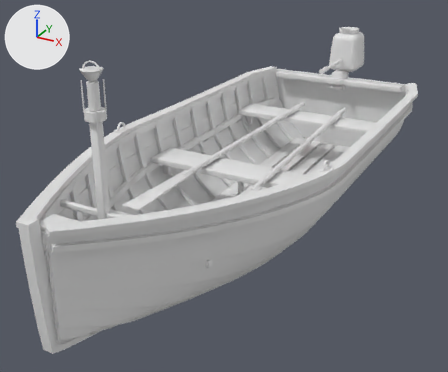
The FBX model unity-project/Assets/Resources/Ocean/Props/Boat.fbx, before and after one commit.
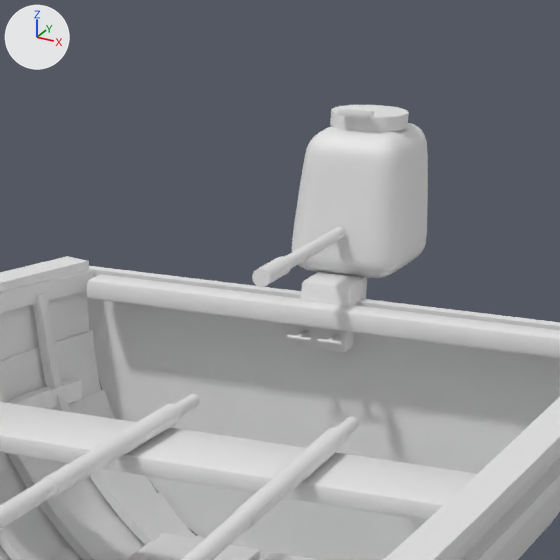
Old and new are each drawn whole from a 50 mm lens placed at (1.877, -3.714, 1.767), pointed at (-0.124, -0.075, -0.052) and again close up on the part from 57% to 89% of the width and 0% to 39% of the height. Arrows for +X, +Y and +Z are at upper left; the lights stay in place. The last two pictures show the newer version. Where no turn or scale is listed for an object, it has been applied to the vertices. Vertices at exactly the same position are counted once.

Objects in the first close-up: 'BoatHull'.
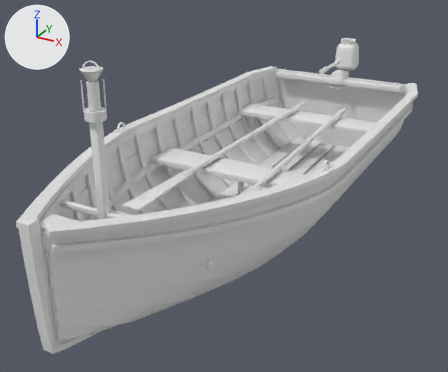
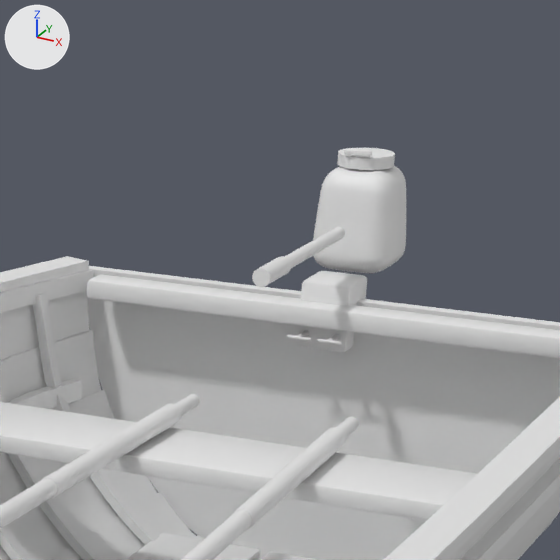
What the commit changed:
me_boathull is used by ob_boathull; location (0.0, 0.0, 0.0).
me_boathull had 19739 vertices, 19407 faces and spanned x -0.82..0.82, y -2.07..2.36, z -0.64..1.16.
me_boathull now has 20795 vertices, 20463 faces and spans x -0.82..0.82, y -2.07..2.32, z -0.64..1.16.
me_boathull part 1: a new loose piece, a 24-sided cylinder along z spanning x -0.07..0.07, y 2.13..2.27, z 0.62..0.65, in mat_boatwood (white #e7e7e7).
me_boathull part 2: the loose piece of 56 vertices spanning x -0.05..0.05, y 2.08..2.1, z 0.75..0.77 is moved by (0.0, 0.04, -0.11).
me_boathull part 3: the loose piece of 48 vertices spanning x -0.09..0.09, y 2.11..2.3, z 0.72..0.75 is deleted.
me_boathull part 4: 117 vertices moved from x -0.14..0.14, y 2.04..2.36, z 0.36..0.72 to x -0.1..0.1, y 2.1..2.3, z 0.36..0.62; 2274 vertices removed from x -0.14..0.14, y 2.04..2.36, z 0.36..0.72; 3330 vertices added at x -0.1..0.1, y 2.09..2.31, z 0.36..0.62.

Where the change shows, as pixel boxes [x1, y1, x2, y2] in the close-ups (560 x 560 px; the box of a moved part takes in the faces that stretch with it):
'BoatHull', reshaped: before [0, 105, 560, 560]; after [0, 148, 560, 560]
part 1 of me_boathull, added: after [337, 148, 395, 170]
part 2 of me_boathull, moved or reshaped: before [338, 107, 374, 118]; after [344, 149, 372, 157]
part 3 of me_boathull, deleted: before [330, 105, 409, 132]
part 4 of me_boathull, moved or reshaped: before [292, 123, 428, 278]; after [313, 166, 406, 273]
